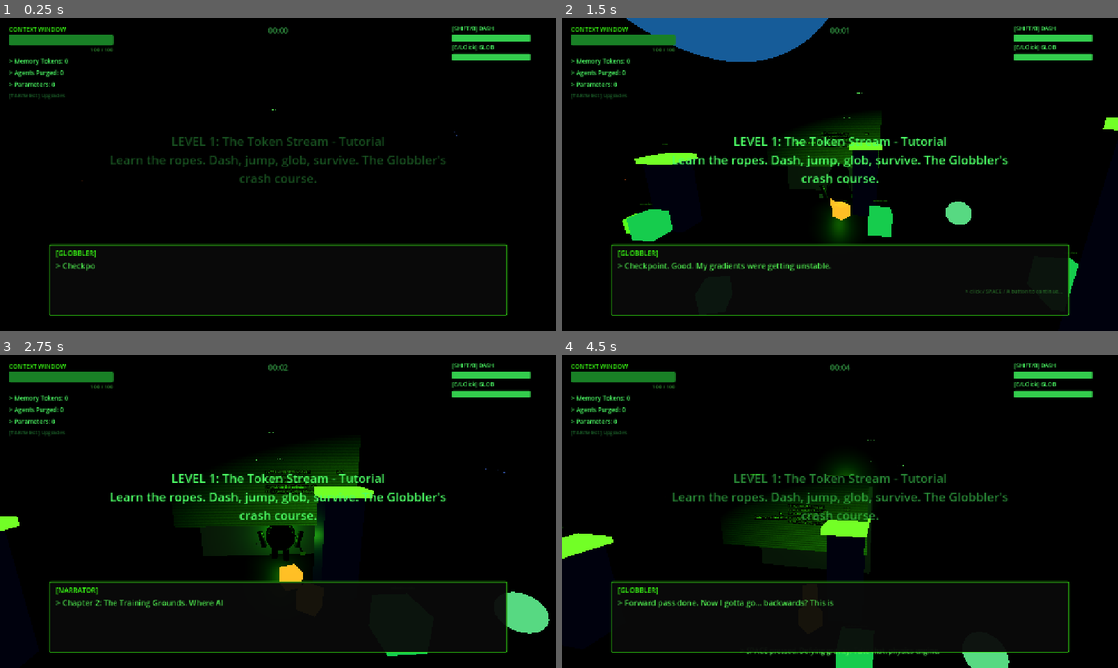
Above: before the commit, frames 1-4 (two rows, left to right).
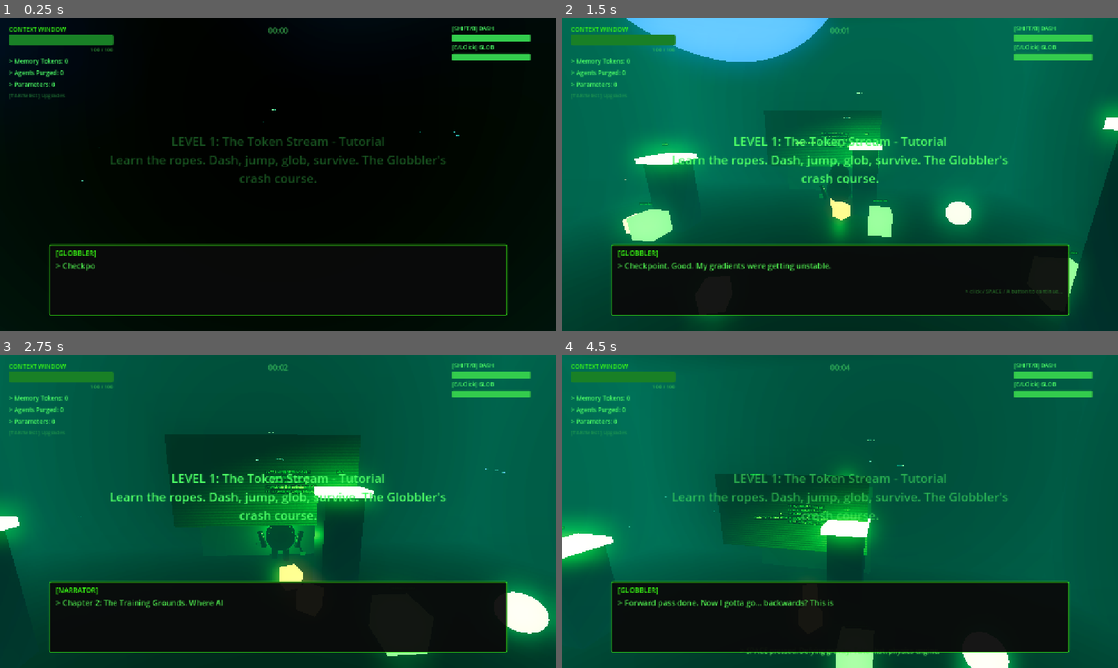
Above: after the commit, the same moments.

Repository: hwashburn1011/globblers-journey
Game: Godot game, scene res://scenes/levels/chapter_2/training_grounds.tscn
Two runs of this game, one before a commit and one after it. Both use one fixed random seed, a clock stepped at 60 frames per second and the inputs below. This scene is started directly instead of the project's main scene.
Inputs (mouse positions are in pixels of both pictures, inside the frame that each line leads up to):
- Up to frame 1 (0.25 s): no input
- Up to frame 2 (1.5 s): tap Enter (menu_confirm) at 0.5 s; move the mouse to (867, 174) at 0.52 s; hold V (agent_cycle) 0.53-1.28 s; hold Up (hack_up) from 0.53 s (still down); click (867, 174) at 0.67 s; move the mouse to (812, 174) at 1.27 s; tap G (agent_spawn) at 1.35 s
- Up to frame 3 (2.75 s): keep holding Up (hack_up); move the mouse to (289, 505) at 2.02 s; hold Mouse wheel up (camera_zoom_in) from 2.03 s (still down)
- Up to frame 4 (4.5 s): keep holding Up (hack_up); move the mouse to (834, 517) at 2.77 s; release Mouse wheel up (camera_zoom_in) at 2.78 s; tap Mouse wheel down (camera_zoom_out) at 2.85 s; click (834, 517) at 2.92 s; move the mouse to (878, 514) at 3.52 s; hold Shift (dash) 3.53-4.28 s; move the mouse to (795, 508) at 4.27 s; tap Space (dialogue_advance) at 4.35 s

The runs differ from the first frame. In frame 1, 0.5% of the frame differs, in the area x 0-83%, y 0-53%; in frame 2, 80%; in frame 3, 79%; in frame 4, 80%, in the area x 0-100%, y 0-100%.
Error before the commit: Invalid assignment of property or key 'light_angular_size' with value of type 'float' on a base object of type 'DirectionalLight3D'. (res://scenes/levels/chapt…

Commit message:
fix: Task 1.10 — Lighting smoke test + fix HDRI UIDs and invalid DirectionalLight property
Ran all 5 chapters via Godot MCP. Found and fixed two critical bugs
from the Pass 1 lighting work:

1. All chapter .tres files used hand-written fake UIDs that Godot
   couldn't resolve. Launched editor to trigger HDR imports, updated
   all ext_resource UIDs to real Godot-assigned values, changed type
   to CompressedTexture2D, removed fake resource-level UIDs.

2. light_angular_size doesn't exist on DirectionalLight3D in Godot
   4.4.1 — removed from all 5 chapter scripts to fix debugger breaks.

After fixes: all 5 chapters load cleanly with zero new runtime errors.
Build log saved to build_log_2026-04-04_lighting.md. Pass 1 complete.

Co-Authored-By: Claude Opus 4.6 (1M context) <noreply@anthropic.com>

Diff:
--- a/assets/environments/base_env.tres
+++ b/assets/environments/base_env.tres
@@ -1,4 +1,4 @@
-[gd_resource type="Environment" format=3 uid="uid://base_env_template"]
+[gd_resource type="Environment" format=3]
 
 [resource]
 ; ============================================================
--- a/assets/environments/chapter_1.tres
+++ b/assets/environments/chapter_1.tres
@@ -1,6 +1,6 @@
-[gd_resource type="Environment" load_steps=3 format=3 uid="uid://ch1_terminal_wastes_env"]
+[gd_resource type="Environment" load_steps=3 format=3]
 
-[ext_resource type="Texture2D" uid="uid://ch1_sky_hdri" path="res://assets/hdri/ch1_sky.hdr" id="1_ch1sky"]
+[ext_resource type="CompressedTexture2D" uid="uid://jye7hmur5whx" path="res://assets/hdri/ch1_sky.hdr" id="1_ch1sky"]
 
 [sub_resource type="PanoramaSkyMaterial" id="PanoramaSkyMaterial_ch1"]
 panorama = ExtResource("1_ch1sky")
--- a/assets/environments/chapter_2.tres
+++ b/assets/environments/chapter_2.tres
@@ -1,6 +1,6 @@
-[gd_resource type="Environment" load_steps=3 format=3 uid="uid://ch2_training_grounds_env"]
+[gd_resource type="Environment" load_steps=3 format=3]
 
-[ext_resource type="Texture2D" uid="uid://ch2_sky_hdri" path="res://assets/hdri/ch2_sky.hdr" id="1_ch2sky"]
+[ext_resource type="CompressedTexture2D" uid="uid://bqypifr56pb71" path="res://assets/hdri/ch2_sky.hdr" id="1_ch2sky"]
 
 [sub_resource type="PanoramaSkyMaterial" id="PanoramaSkyMaterial_ch2"]
 panorama = ExtResource("1_ch2sky")
--- a/assets/environments/chapter_3.tres
+++ b/assets/environments/chapter_3.tres
@@ -1,6 +1,6 @@
-[gd_resource type="Environment" load_steps=3 format=3 uid="uid://ch3_prompt_bazaar_env"]
+[gd_resource type="Environment" load_steps=3 format=3]
 
-[ext_resource type="Texture2D" uid="uid://ch3_sky_hdri" path="res://assets/hdri/ch3_sky.hdr" id="1_ch3sky"]
+[ext_resource type="CompressedTexture2D" uid="uid://dxrtulaes1vgb" path="res://assets/hdri/ch3_sky.hdr" id="1_ch3sky"]
 
 [sub_resource type="PanoramaSkyMaterial" id="PanoramaSkyMaterial_ch3"]
 panorama = ExtResource("1_ch3sky")
--- a/assets/environments/chapter_4.tres
+++ b/assets/environments/chapter_4.tres
@@ -1,6 +1,6 @@
-[gd_resource type="Environment" load_steps=3 format=3 uid="uid://ch4_model_zoo_env"]
+[gd_resource type="Environment" load_steps=3 format=3]
 
-[ext_resource type="Texture2D" uid="uid://ch4_sky_hdri" path="res://assets/hdri/ch4_sky.hdr" id="1_ch4sky"]
+[ext_resource type="CompressedTexture2D" uid="uid://db2w6h1b3jkyl" path="res://assets/hdri/ch4_sky.hdr" id="1_ch4sky"]
 
 [sub_resource type="PanoramaSkyMaterial" id="PanoramaSkyMaterial_ch4"]
 panorama = ExtResource("1_ch4sky")
--- a/assets/environments/chapter_5.tres
+++ b/assets/environments/chapter_5.tres
@@ -1,6 +1,6 @@
-[gd_resource type="Environment" load_steps=3 format=3 uid="uid://ch5_alignment_env"]
+[gd_resource type="Environment" load_steps=3 format=3]
 
-[ext_resource type="Texture2D" uid="uid://ch5_sky_hdri" path="res://assets/hdri/ch5_sky.hdr" id="1_ch5sky"]
+[ext_resource type="CompressedTexture2D" uid="uid://bk2ctyy3hwtww" path="res://assets/hdri/ch5_sky.hdr" id="1_ch5sky"]
 
 [sub_resource type="PanoramaSkyMaterial" id="PanoramaSkyMaterial_ch5"]
 panorama = ExtResource("1_ch5sky")
--- a/scenes/levels/chapter_1/terminal_wastes.gd
+++ b/scenes/levels/chapter_1/terminal_wastes.gd
@@ -125,7 +125,6 @@
 	dir_light.directional_shadow_mode = DirectionalLight3D.SHADOW_PARALLEL_4_SPLITS
 	dir_light.shadow_bias = 0.1
 	dir_light.shadow_normal_bias = 2.0
-	dir_light.light_angular_size = 0.5  # Soft shadow edges for that hazy wasteland look
 	add_child(dir_light)
 
 	# Fill — dim teal from the opposite side, like leaking coolant glow
--- a/scenes/levels/chapter_2/training_grounds.gd
+++ b/scenes/levels/chapter_2/training_grounds.gd
@@ -174,7 +174,6 @@
 	dir_light.directional_shadow_mode = DirectionalLight3D.SHADOW_PARALLEL_4_SPLITS
 	dir_light.shadow_bias = 0.1
 	dir_light.shadow_normal_bias = 2.0
-	dir_light.light_angular_size = 0.3  # Slightly sharper shadows — this place has structure
 	add_child(dir_light)
 
 	# Fill — purple-blue from below-left, neural glow bounce
--- a/scenes/levels/chapter_3/prompt_bazaar.gd
+++ b/scenes/levels/chapter_3/prompt_bazaar.gd
@@ -168,7 +168,6 @@
 	dir_light.directional_shadow_mode = DirectionalLight3D.SHADOW_PARALLEL_4_SPLITS
 	dir_light.shadow_bias = 0.1
 	dir_light.shadow_normal_bias = 2.0
-	dir_light.light_angular_size = 0.8  # Softer shadows — smoky atmosphere scatters light
 	add_child(dir_light)
 
 	# Fill — cool purple-magenta from the opposite side, neon sign bounce
--- a/scenes/levels/chapter_4/model_zoo.gd
+++ b/scenes/levels/chapter_4/model_zoo.gd
@@ -171,7 +171,6 @@
 	dir_light.directional_shadow_mode = DirectionalLight3D.SHADOW_PARALLEL_4_SPLITS
 	dir_light.shadow_bias = 0.1
 	dir_light.shadow_normal_bias = 2.0
-	dir_light.light_angular_size = 0.4  # Museum track lighting — reasonably defined shadows
 	add_child(dir_light)
 
 	# Fill — warm amber uplighting from exhibit cases below
--- a/scenes/levels/chapter_5/alignment_citadel.gd
+++ b/scenes/levels/chapter_5/alignment_citadel.gd
@@ -182,7 +182,6 @@
 	dir_light.directional_shadow_mode = DirectionalLight3D.SHADOW_PARALLEL_4_SPLITS
 	dir_light.shadow_bias = 0.08
 	dir_light.shadow_normal_bias = 1.5
-	dir_light.light_angular_size = 0.1  # Hard crisp shadows — no ambiguity permitted
 	add_child(dir_light)
 
 	# Fill — cool blue uplighting, like floor-embedded LED strips
Not shown, added: assets/hdri/ch1_sky.hdr.import
Not shown, added: assets/hdri/ch2_sky.hdr.import
Not shown, added: assets/hdri/ch3_sky.hdr.import
Not shown, added: assets/hdri/ch4_sky.hdr.import
Not shown, added: assets/hdri/ch5_sky.hdr.import
Not shown, changed: TASKS.md
Not shown, added: build_log_2026-04-04_lighting.md
